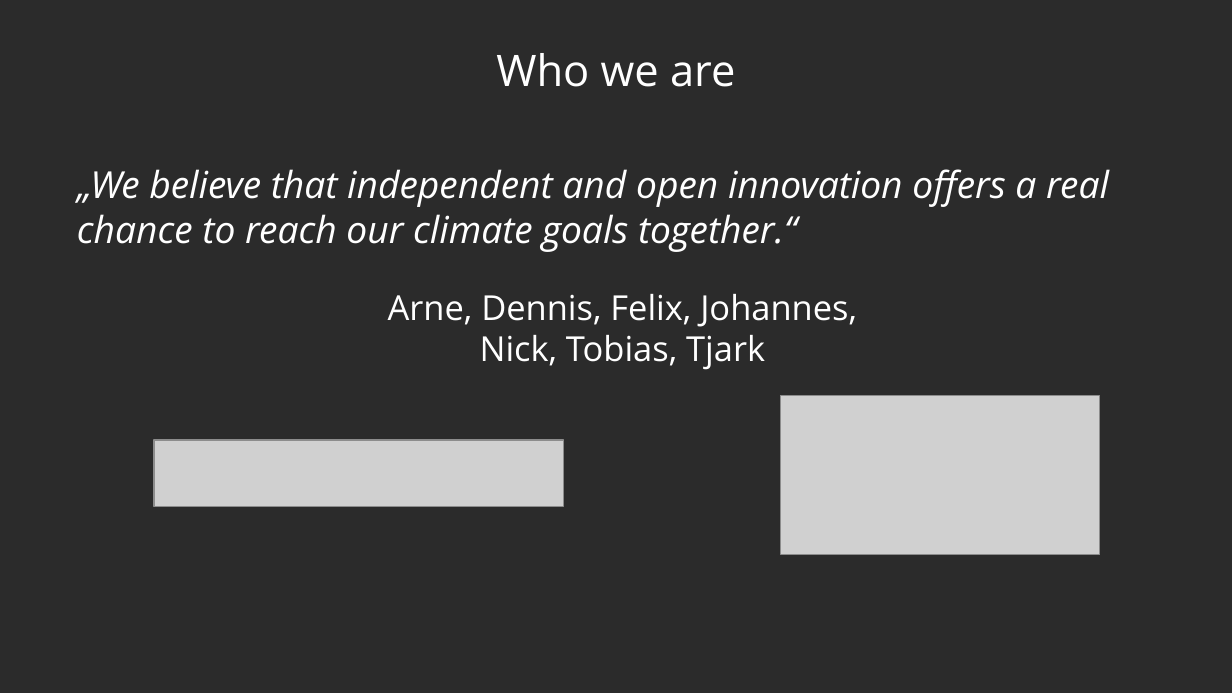
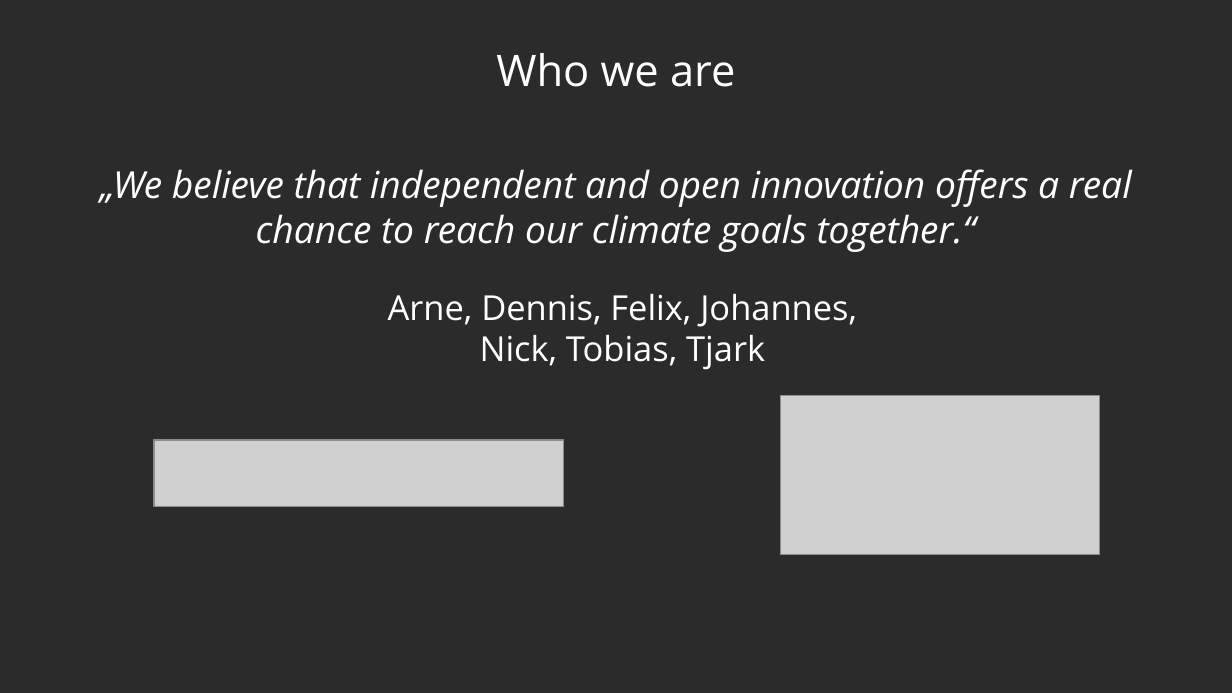
Before and after one commit to protontypes/documents, a slide deck: slide 2 of slides/2020-11-05_protontypes_GeneralSlides_R04.odp. Drawn at 1232x693 pixels with LibreOffice and Linux fonts; fonts in the diff are those of the drawing; grey boxes stand for pictures; background and template pictures are left out; a plain dark background stands for a picture behind light text. Boxes give left, top, right and bottom in pixels: in the first picture for what was removed or moved away, otherwise in the second. Text is boxed around its words. In the diff, an @@ line names an element or a change of style, - is before the commit and + after.

```diff
--- a/slides/2020-11-05_protontypes_GeneralSlides_R04.odp
+++ b/slides/2020-11-05_protontypes_GeneralSlides_R04.odp
@@ text "„We believe that independent and ..." at [100,169,1132,252]: alignment left to centre @@
```
Also in this commit, not shown: 5 other slides changed, 3 other files.
